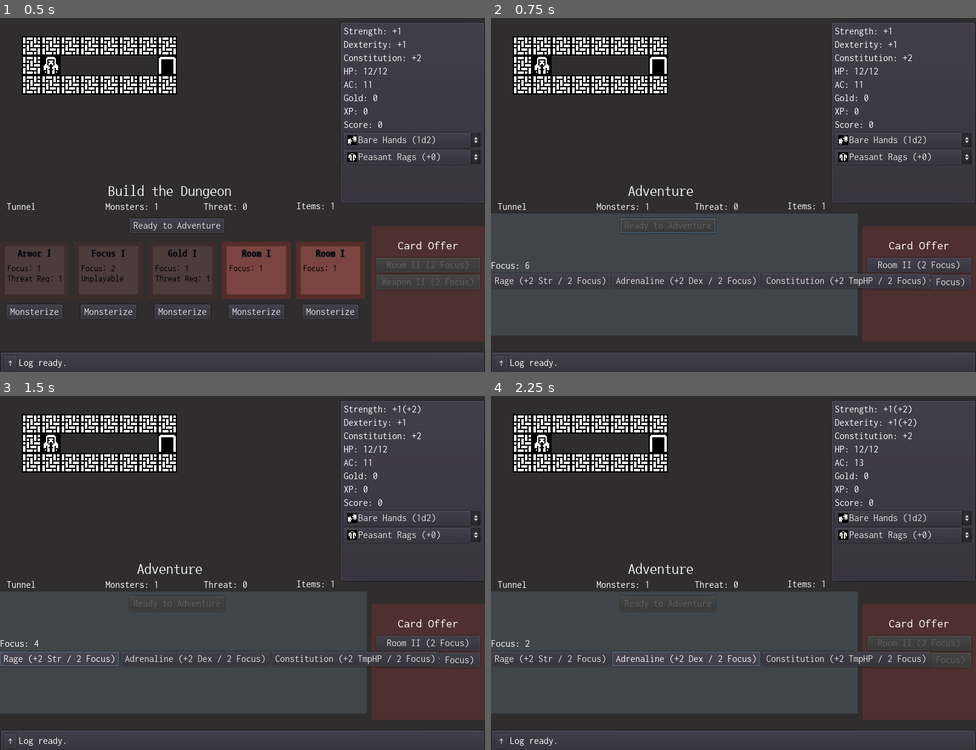
Above: before the commit, frames 1-4 (two rows, left to right).
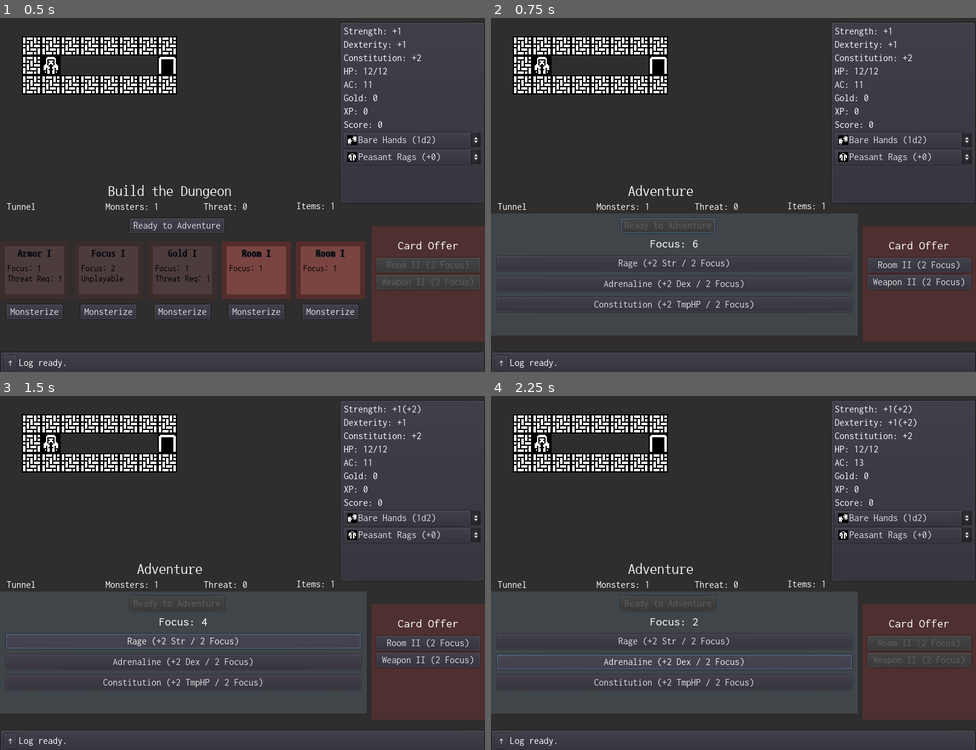
Above: after the commit, the same moments.

Repository: doctor-g/7DRL-2021
Game: Godot game, scene res://src/Game.tscn
Same seed, same stepped clock (60 frames per second), same inputs: the game is played once before the commit and once after it.
Inputs:
- Up to frame 1 (0.5 s): no input
- Up to frame 2 (0.75 s): click "Ready to Adventure" at 0.5 s
- Up to frame 3 (1.5 s): click "Rage (+2 Str / 2 Focus)" at 1.25 s
- Up to frame 4 (2.25 s): click "Adrenaline (+2 Dex / 2 Focus)" at 2 s

Frame 1 is identical in both runs. In frame 2, 1.1% of the frame differs, in the area x 0-91%, y 62-83%; in frame 3, 1.5%; in frame 4, 1.5%.

Commit message:
Style the adventure box

Diff:
--- /dev/null
+++ b/project/assets/styles/subheading_font.tres
@@ -0,0 +1,7 @@
+[gd_resource type="DynamicFont" load_steps=2 format=2]
+
+[ext_resource path="res://assets/fonts/Inconsolata/Inconsolata-VariableFont_wdth,wght.ttf" type="DynamicFontData" id=1]
+
+[resource]
+size = 20
+font_data = ExtResource( 1 )
--- a/project/src/UI/AdventurePanel.gd
+++ b/project/src/UI/AdventurePanel.gd
@@ -4,9 +4,10 @@
 
 var _game : Game
 
-onready var _strength_button := $VBox/HBox/StrengthButton
-onready var _dexterity_button :=  $VBox/HBox/DexterityButton
-onready var _constitution_button := $VBox/HBox/ConstitutionButton
+onready var _focus_label := $VBox/FocusLabel
+onready var _strength_button := $VBox/StrengthButton
+onready var _dexterity_button :=  $VBox/DexterityButton
+onready var _constitution_button := $VBox/ConstitutionButton
 onready var _buttons = [_strength_button, _dexterity_button, _constitution_button]
 
 
@@ -16,7 +17,7 @@
 
 
 func _on_focus_changed(focus:int):
-	$VBox/FocusLabel.text = "Focus: %d" % focus
+	_focus_label.text = "Focus: %d" % focus
 	for button in _buttons:
 		button.disabled = focus < 2
 
--- a/project/src/UI/AdventurePanel.tscn
+++ b/project/src/UI/AdventurePanel.tscn
@@ -1,6 +1,7 @@
-[gd_scene load_steps=2 format=2]
+[gd_scene load_steps=3 format=2]
 
 [ext_resource path="res://src/UI/AdventurePanel.gd" type="Script" id=1]
+[ext_resource path="res://assets/styles/subheading_font.tres" type="DynamicFont" id=2]
 
 [node name="AdventurePanel" type="Control"]
 anchor_right = 1.0
@@ -21,38 +22,39 @@
 [node name="VBox" type="VBoxContainer" parent="."]
 anchor_right = 1.0
 anchor_bottom = 1.0
+margin_left = 10.0
+margin_right = -10.0
+custom_constants/separation = 10
 alignment = 1
 __meta__ = {
 "_edit_use_anchors_": false
 }
 
 [node name="FocusLabel" type="Label" parent="VBox"]
-margin_top = 281.0
-margin_right = 800.0
-margin_bottom = 295.0
+margin_top = 244.0
+margin_right = 780.0
+margin_bottom = 266.0
+custom_fonts/font = ExtResource( 2 )
 text = "Focus: N"
+align = 1
 
-[node name="HBox" type="HBoxContainer" parent="VBox"]
-margin_top = 299.0
-margin_right = 800.0
-margin_bottom = 319.0
-
-[node name="StrengthButton" type="Button" parent="VBox/HBox"]
-margin_right = 153.0
-margin_bottom = 20.0
+[node name="StrengthButton" type="Button" parent="VBox"]
+margin_top = 276.0
+margin_right = 780.0
+margin_bottom = 296.0
 text = "Rage (+2 Str / 2 Focus)"
 
-[node name="DexterityButton" type="Button" parent="VBox/HBox"]
-margin_left = 157.0
-margin_right = 357.0
-margin_bottom = 20.0
+[node name="DexterityButton" type="Button" parent="VBox"]
+margin_top = 306.0
+margin_right = 780.0
+margin_bottom = 326.0
 text = "Adrenaline (+2 Dex / 2 Focus)"
 
-[node name="ConstitutionButton" type="Button" parent="VBox/HBox"]
-margin_left = 361.0
-margin_right = 591.0
-margin_bottom = 20.0
+[node name="ConstitutionButton" type="Button" parent="VBox"]
+margin_top = 336.0
+margin_right = 780.0
+margin_bottom = 356.0
 text = "Constitution (+2 TmpHP / 2 Focus)"
-[connection signal="pressed" from="VBox/HBox/StrengthButton" to="." method="_on_StrengthButton_pressed"]
-[connection signal="pressed" from="VBox/HBox/DexterityButton" to="." method="_on_DexterityButton_pressed"]
-[connection signal="pressed" from="VBox/HBox/ConstitutionButton" to="." method="_on_ConstitutionButton_pressed"]
+[connection signal="pressed" from="VBox/StrengthButton" to="." method="_on_StrengthButton_pressed"]
+[connection signal="pressed" from="VBox/DexterityButton" to="." method="_on_DexterityButton_pressed"]
+[connection signal="pressed" from="VBox/ConstitutionButton" to="." method="_on_ConstitutionButton_pressed"]
--- a/project/src/UI/ShopPanel.tscn
+++ b/project/src/UI/ShopPanel.tscn
@@ -1,11 +1,7 @@
-[gd_scene load_steps=4 format=2]
+[gd_scene load_steps=3 format=2]
 
 [ext_resource path="res://src/UI/ShopPanel.gd" type="Script" id=1]
-[ext_resource path="res://assets/fonts/Inconsolata/Inconsolata-VariableFont_wdth,wght.ttf" type="DynamicFontData" id=2]
-
-[sub_resource type="DynamicFont" id=1]
-size = 20
-font_data = ExtResource( 2 )
+[ext_resource path="res://assets/styles/subheading_font.tres" type="DynamicFont" id=2]
 
 [node name="ShopPanel" type="Control"]
 anchor_right = 1.0
@@ -30,7 +26,7 @@
 margin_top = 20.0
 margin_right = 100.0
 margin_bottom = 22.0
-custom_fonts/font = SubResource( 1 )
+custom_fonts/font = ExtResource( 2 )
 text = "Card Offer"
 align = 1
 __meta__ = {
